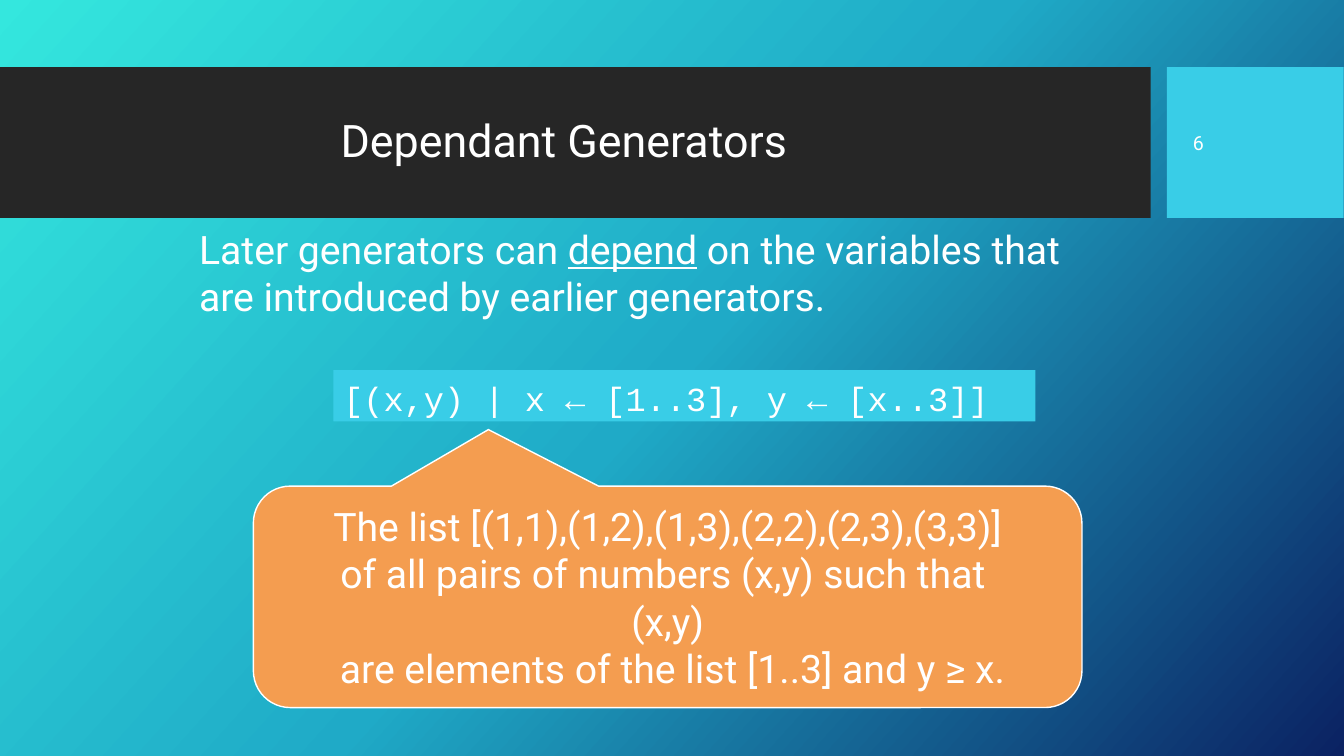
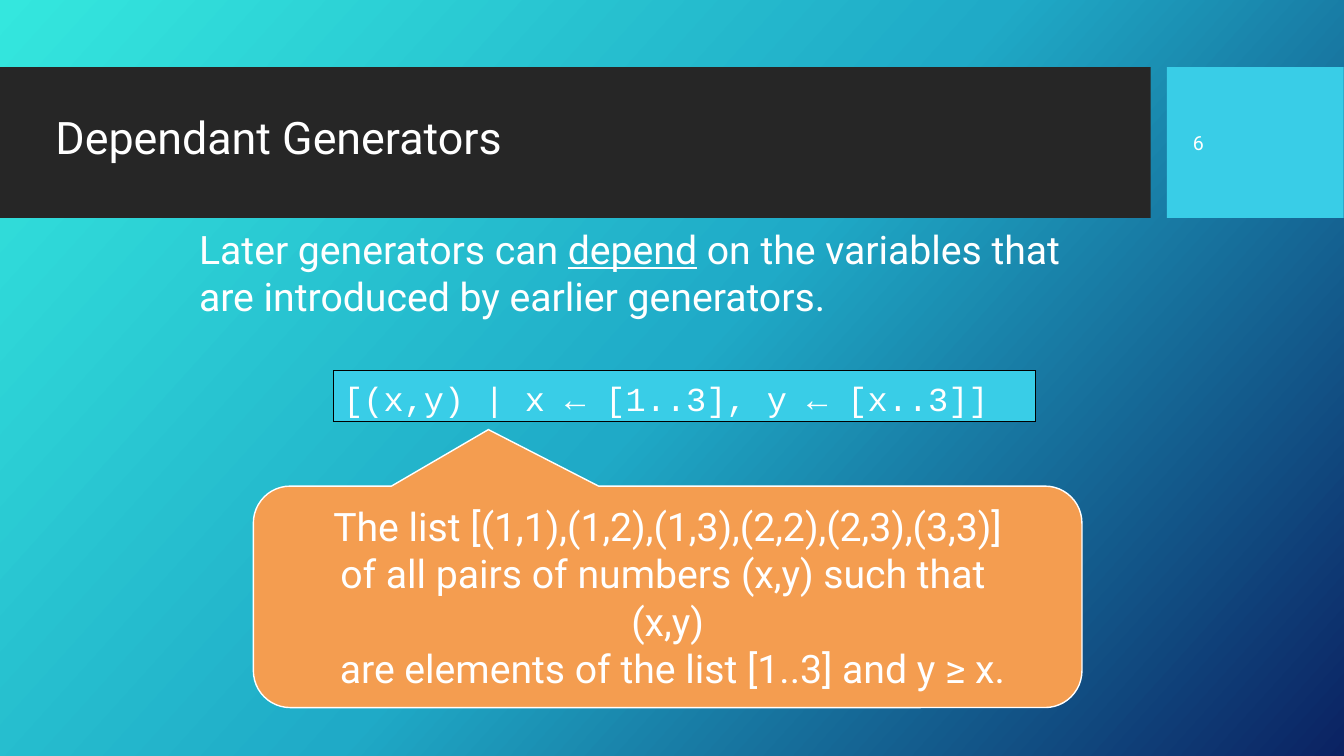
Before and after one commit to Fun-Prog-26/fun-prog-26, a slide deck: slide 7 of topic05-list-comprehensions/unit-05a-lectures/talk-1/a-list-comprehensions.pptx. Drawn at 1344x756 pixels with LibreOffice and Linux fonts; fonts in the diff are those of the drawing; background and template pictures are left out. Boxes give left, top, right and bottom in pixels: in the first picture for what was removed or moved away, otherwise in the second. Text is boxed around its words. In the diff, an @@ line names an element or a change of style, - is before the commit and + after.

```diff
--- a/topic05-list-comprehensions/unit-05a-lectures/talk-1/a-list-comprehensions.pptx
+++ b/topic05-list-comprehensions/unit-05a-lectures/talk-1/a-list-comprehensions.pptx
@@ title "Dependant Generators": place and size @@
-title "Dependant Generators" at [341,123,787,166]
+title "Dependant Generators" at [55,120,502,163]
@@ rectangle "[(x,y) | x ← [1..3], ..." at [334,370,1036,421]: outline none to #000000 0.75 pt @@
```
Also in this commit, not shown: 19 other slides changed, 17 other files.
